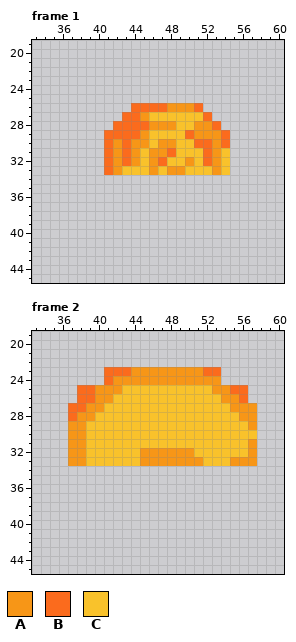
Two versions of one pixel-art file, Assets/Texture/Character/dragon_knight/aseprite_files/fireball_explosion.aseprite. The picture above is the old version.
96x64 pixels, 5 frames. Shown: frame 1: x 33..60, y 19..45; frame 2: x 33..60, y 19..45. The old version is drawn lined up with the new one. The commit also changed other frames, which this record leaves out.
Palette (. is transparent): A #f79617  B #fb6b1d  C #f9c22b
Pixels before, frame 1, first column x 41:
26 ...BBBBAAAB...
27 ..BBACCCCCCB..
28 .BBBBAAACCAAB.
29 BBBBACCCCBAAAB
30 BABAACAACCBBAB
31 BABACAABCCCBAC
32 BABACABCCACBAC
33 BACCCACAACCCAC
Pixels before, frame 2, first column x 37:
23 ....BBBAAAAAAAABB....
24 ....BAAAAAAAAAAAA....
25 .BBAAACCCCCCCCCCAABB.
26 .BBAACCCCCCCCCCCCAAB.
27 BBAACCCCCCCCCCCCCCAAA
28 BAACCCCCCCCCCCCCCCCAA
29 AACCCCCCCCCCCCCCCCCCA
30 AACCCCCCCCCCCCCCCCCCC
31 AACCCCCCCCCCCCCCCCCCA
32 AACCCCCCAAAAAACCCCCCA
33 AACCCCCCAAAAAAACCCAAA
The same view after the edit:
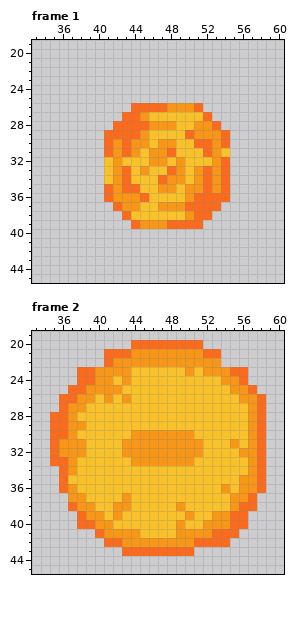
Diff:
whole drawing moved by +0,-30 (the old picture is shown already moved)
Changed rows in their new state; - is an unchanged pixel.
Frame 1:
first column x 41:
32 C-CC--A-AC-C-B
33 C-B-AC-B--AB-B
34 CABCCCBAACABAB
35 BABBCCAACAABAB
36 BAAABCCCCABBBB
37 -BAACCAAABBBB-
38 --BCCCCCCABB--
39 ---BAAABBBB---
Frame 2:
first column x 35:
20 ---------BBBBBBBB-------
21 ------BBBAAAAAAAABB-----
22 ------BAAAAAAAAAAAA-----
23 ---BBAAAACCCCCC-CAAABB--
24 ---BBAAC-CCCCCCCCCCAAB--
25 --B-A-------------CCAAB-
26 -BBAAC--A----------CCAAB
27 -BAACC--------------CC-B
28 BBACC----------------C-B
29 BB---------------------B
30 BB-C-----AAAAAAA------AB
31 BA------AAAAAAAAA---A--B
32 BA------AA------A----A-B
33 BB-C-----A------C---CC-B
34 -BACCCCCCCCCCCCCCCCCCCAB
35 -BCCCCCCCCCCCCCCCCCCCAAB
36 -BACCCCCCCCCCCCCCCCACAAB
37 --AACCCCACCCCCCCCCCCAAB-
38 --BAACCAACCCCCACCCCCABB-
39 ---BAACACCCCCCCACCAABB--
40 ---BBAACCCCCCCACCAAABB--
41 -----BAAAACCCCAAAABBB---
42 ------BBAAAAAAAABBBB----
43 --------BBBBBBBB--------
Changed places in both pictures, as pixel boxes (x1, y1, x2, y2):
changed: (104, 157, 230, 229)
changed: (50, 340, 266, 556)
